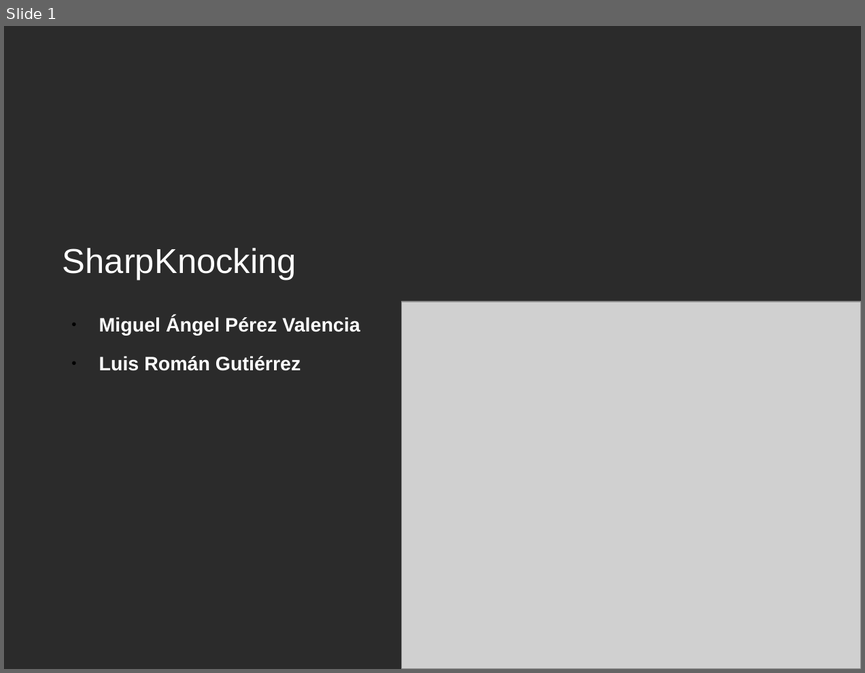
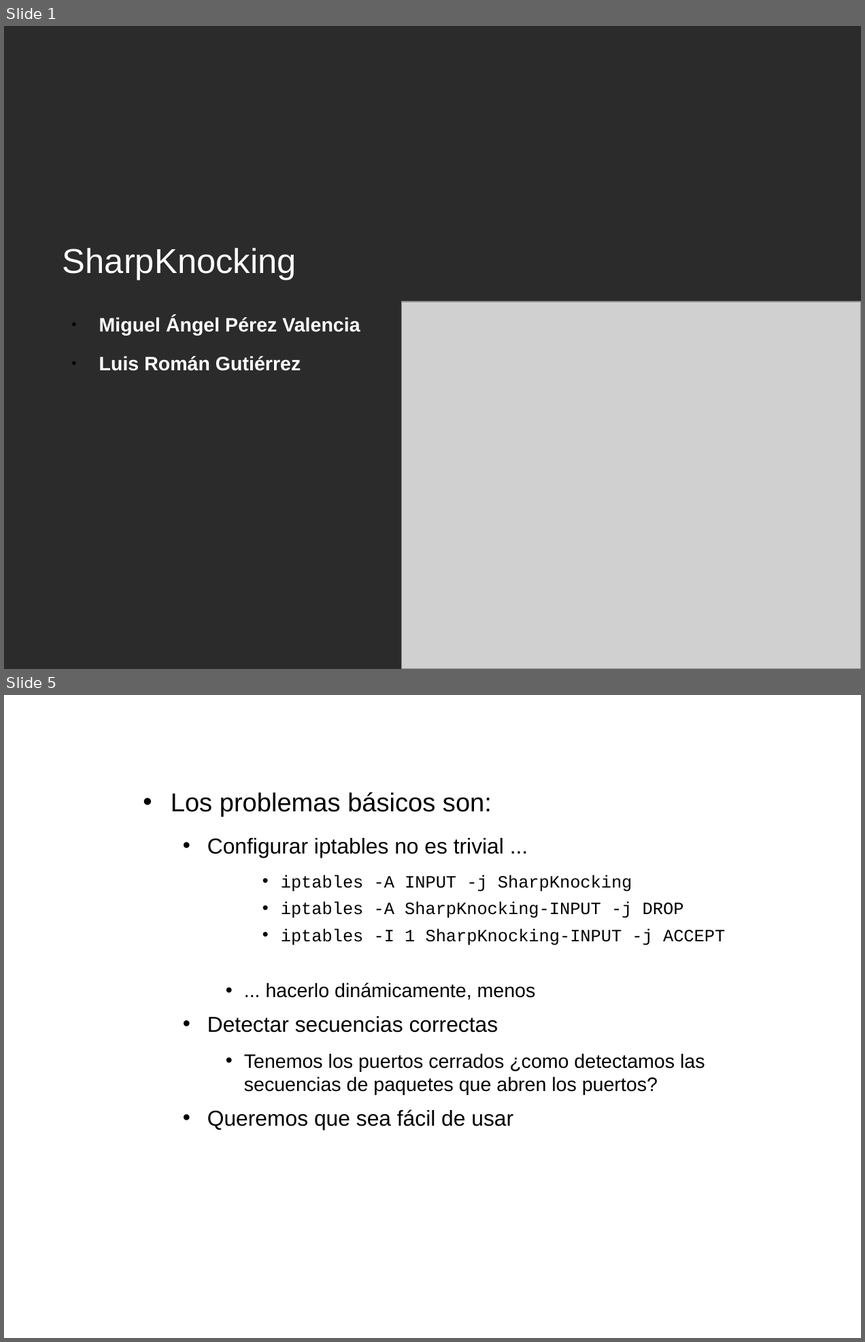
Before and after one commit to mangelp/sharpknocking, a slide deck: Doc/sharpknocking.odp. Shown one above the other, each under a label of ours: slide 1 before the commit, slides 1 and 5 after it; the slides between them are not shown. The pictures are 865x673 and 865x1342 pixels, drawn with LibreOffice and Linux fonts; fonts in the diff are those of the drawing; grey boxes stand for pictures; background and template pictures are left out; a plain dark background stands for a picture behind light text. Boxes give left, top, right and bottom in pixels: in the first picture for what was removed or moved away, otherwise in the second. Text is boxed around its words. In the diff, an @@ line names an element or a change of style, - is before the commit and + after.

```diff
--- a/Doc/sharpknocking.odp
+++ b/Doc/sharpknocking.odp
@@ slide 5 added at (x1=4, y1=695, x2=861, y2=1338), background picture (left out) @@
@@ text added at (x1=171, y1=792, x2=725, y2=1130), 18 pt, text #000000 @@
+• Los problemas básicos son:
+  • Configurar iptables no es trivial ...
+      • iptables -A INPUT -j SharpKnocking
+      • iptables -A SharpKnocking-INPUT -j DROP
+      • iptables -I 1 SharpKnocking-INPUT -j ACCEPT
+    • ... hacerlo dinámicamente, menos
+  • Detectar secuencias correctas
+    • Tenemos los puertos cerrados ¿como detectamos las secuencias de paquetes que abren los puertos?
+  • Queremos que sea fácil de usar
@@ title added at (x1=220, y1=792, x2=341, y2=817), 32 pt, text #FFFFFF @@
+Problemas
@@ page number added at (x1=717, y1=1313, x2=859, y2=1338), 14 pt, text #FFFFFF, bold @@
+página 5
```
Also in this commit, not shown: 7 slides changed, 1 other slide added, 1 slide removed.
